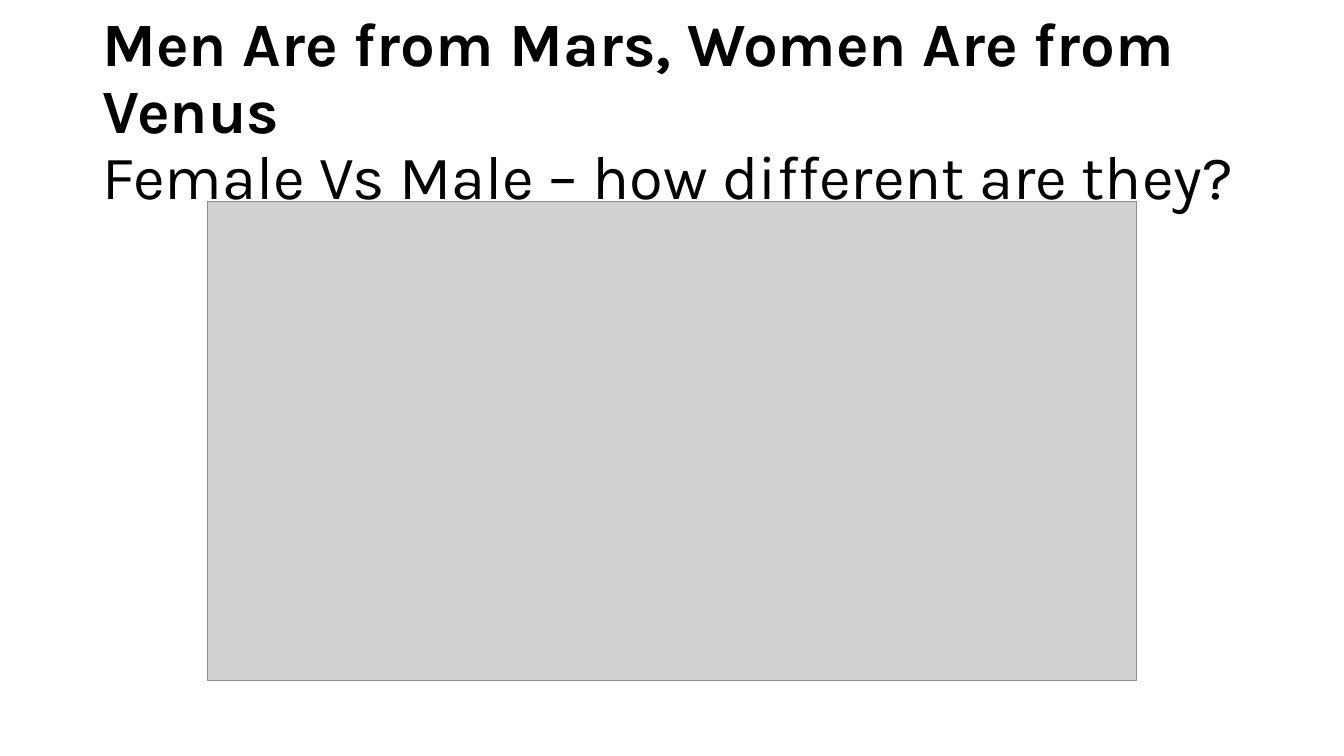
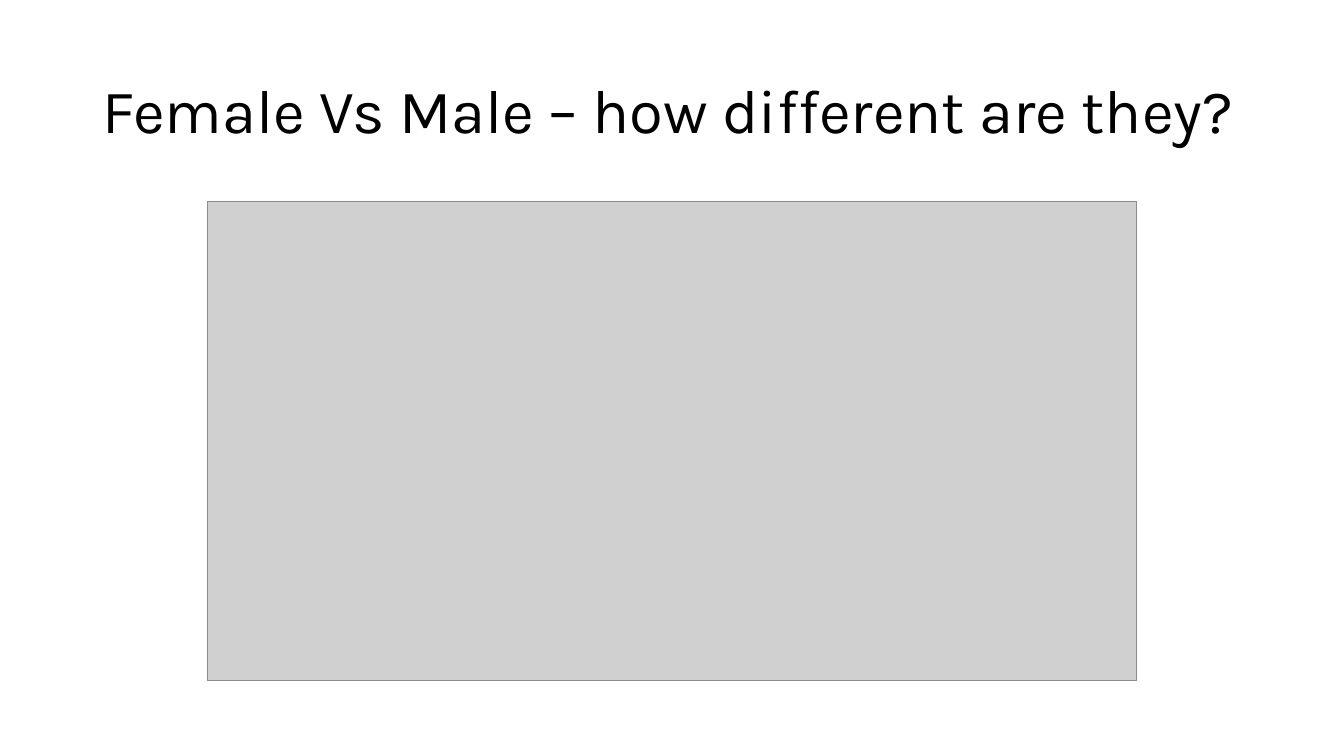
Before and after one commit to yuvaldotan/workshop_microbiome, a slide deck: slide 15 of Milestone 1.pptx. Drawn at 1344x756 pixels with LibreOffice and Linux fonts; fonts in the diff are those of the drawing; grey boxes stand for pictures. Boxes give left, top, right and bottom in pixels: in the first picture for what was removed or moved away, otherwise in the second. Text is boxed around its words. In the diff, an @@ line names an element or a change of style, - is before the commit and + after.

```diff
--- a/Milestone 1.pptx
+++ b/Milestone 1.pptx
@@ title at (x1=102, y1=90, x2=1233, y2=148): text changed @@
-Men Are from Mars, Women Are from Venus
-Female Vs Male – how different are they?
+Female Vs Male – how different are they?
```
Also in this commit, not shown: 1 other slide changed, 1 slide added.
